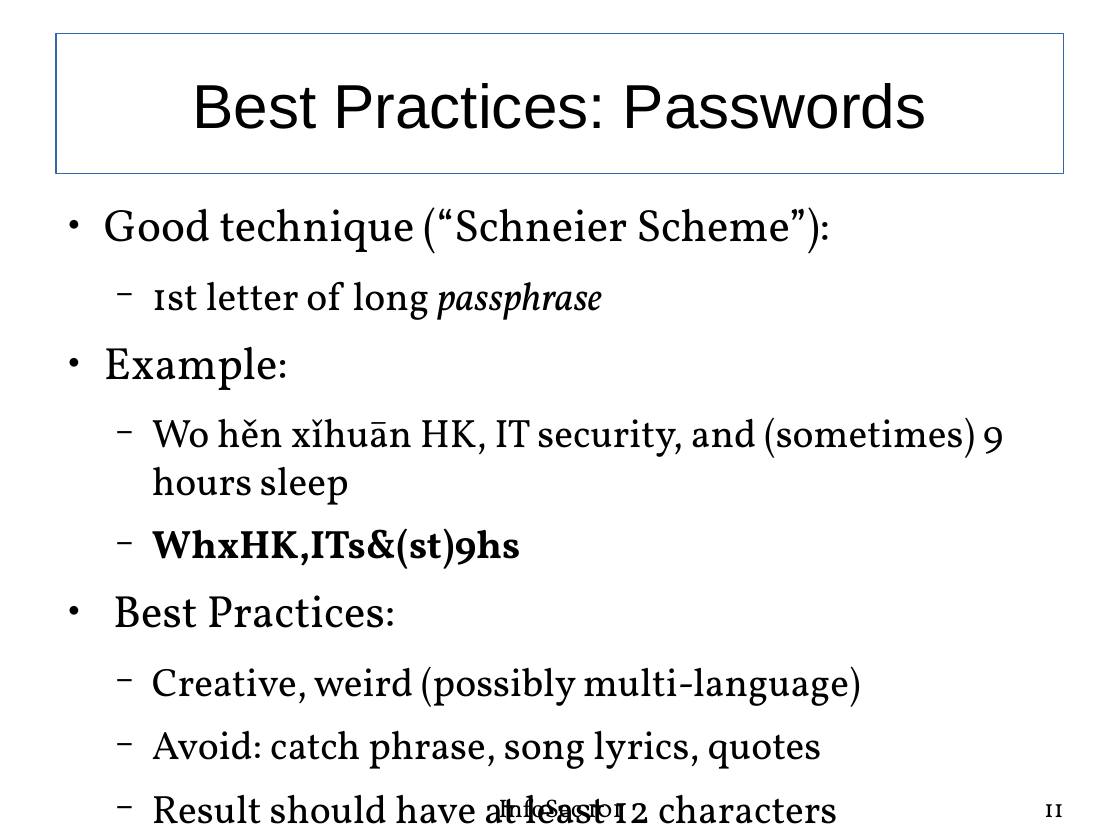
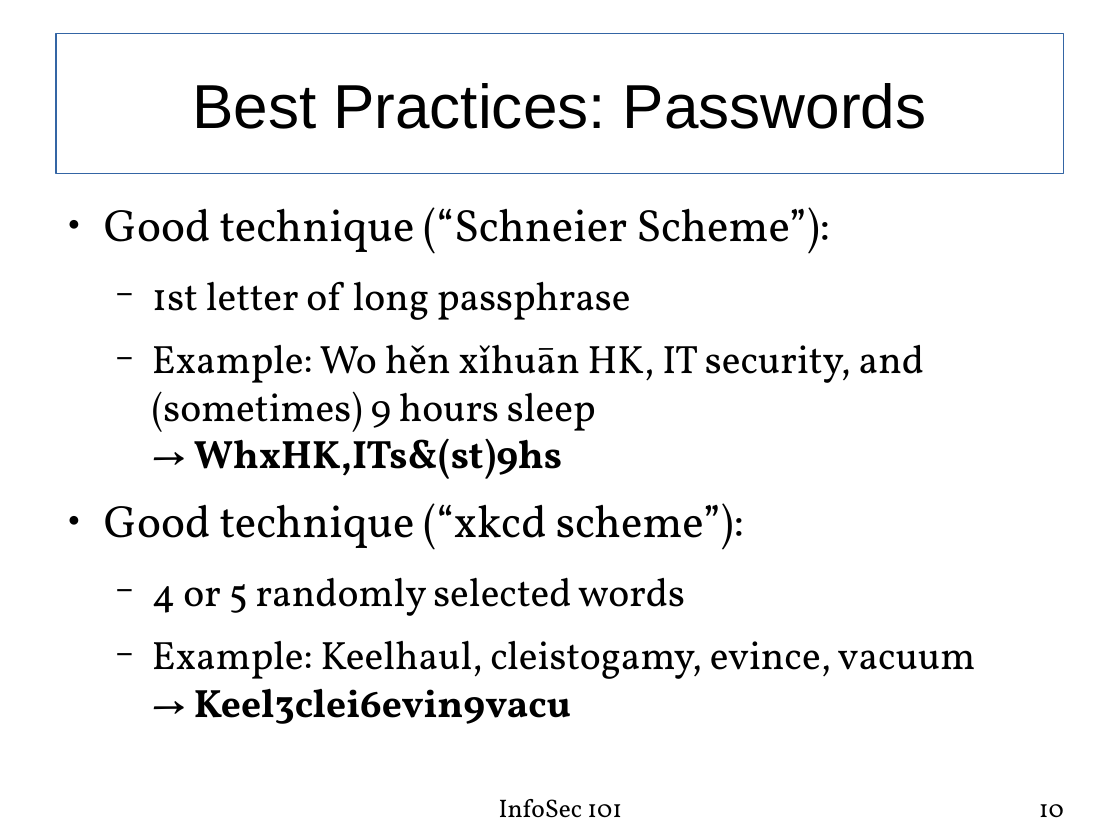
Before and after one commit to fabianlischka/InfoSec101, a slide deck: slide 10 of public/presentations/InfoSec101-Presentation-FCC-2015-02-26.odp (slide 11 before the commit). Drawn at 1120x840 pixels with LibreOffice and Linux fonts; fonts in the diff are those of the drawing. Boxes give left, top, right and bottom in pixels: in the first picture for what was removed or moved away, otherwise in the second. Text is boxed around its words. In the diff, an @@ line names an element or a change of style, - is before the commit and + after.

```diff
--- a/public/presentations/InfoSec101-Presentation-FCC-2015-02-26.odp
+++ b/public/presentations/InfoSec101-Presentation-FCC-2015-02-26.odp
@@ text at (152, 281, 631, 320): italic off in "passphrase" @@
@@ text at (104, 344, 976, 724): text changed @@
-● Example:
-  − Wo hěn xǐhuān HK, IT security, and (sometimes) 9 hours sleep
-  − WhxHK,ITs&(st)9hs
-● Best Practices:
-  − Creative, weird (possibly multi-language)
-  − Avoid: catch phrase, song lyrics, quotes
-  − Result should have at least 12 characters
-  − Note: different keyboard layouts on other computers
+  − Example: Wo hěn xǐhuān HK, IT security, and (sometimes) 9 hours sleep
+    → WhxHK,ITs&(st)9hs
+● Good technique (“xkcd scheme”):
+  − 4 or 5 randomly selected words
+  − Example: Keelhaul, cleistogamy, evince, vacuum
+    → Keel3clei6evin9vacu
@@ page number at (1039, 804, 1064, 818): text changed @@
-11
+10
```
Also in this commit, not shown: 22 other slides changed, 14 slides removed, 1 other file.
